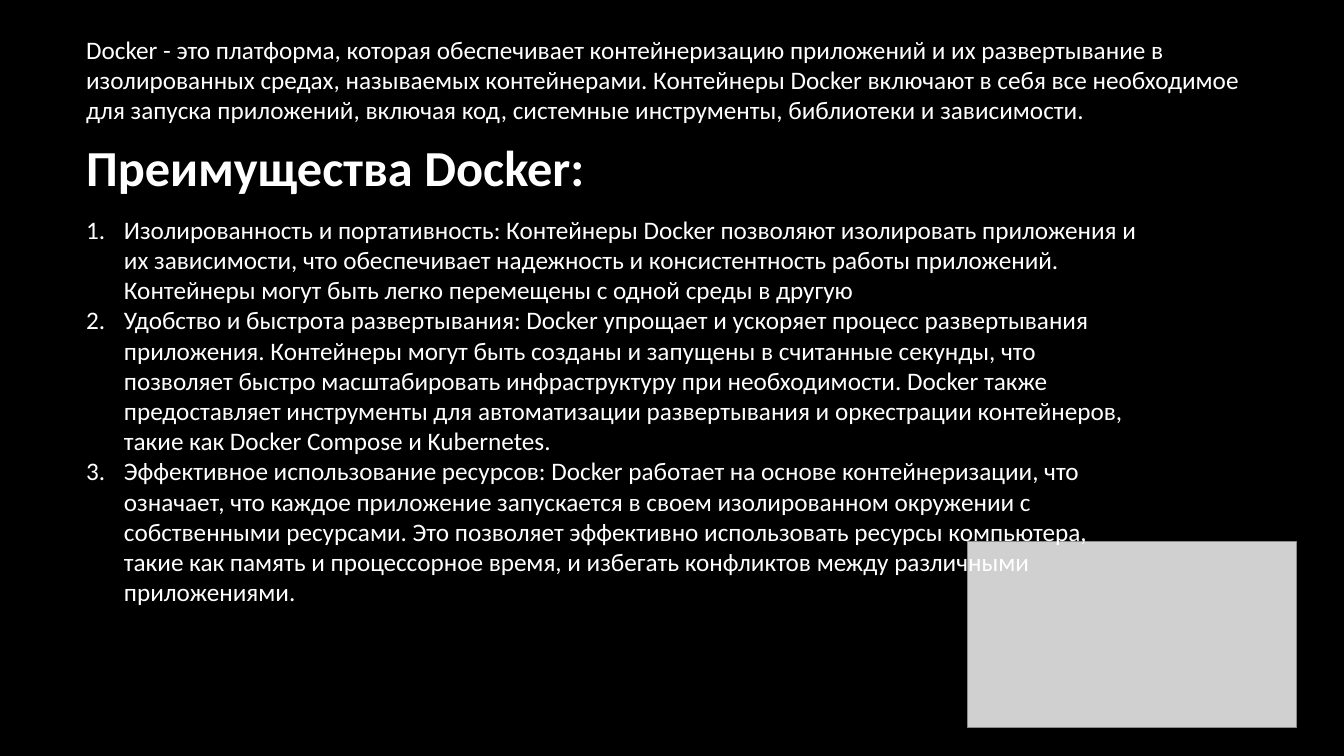
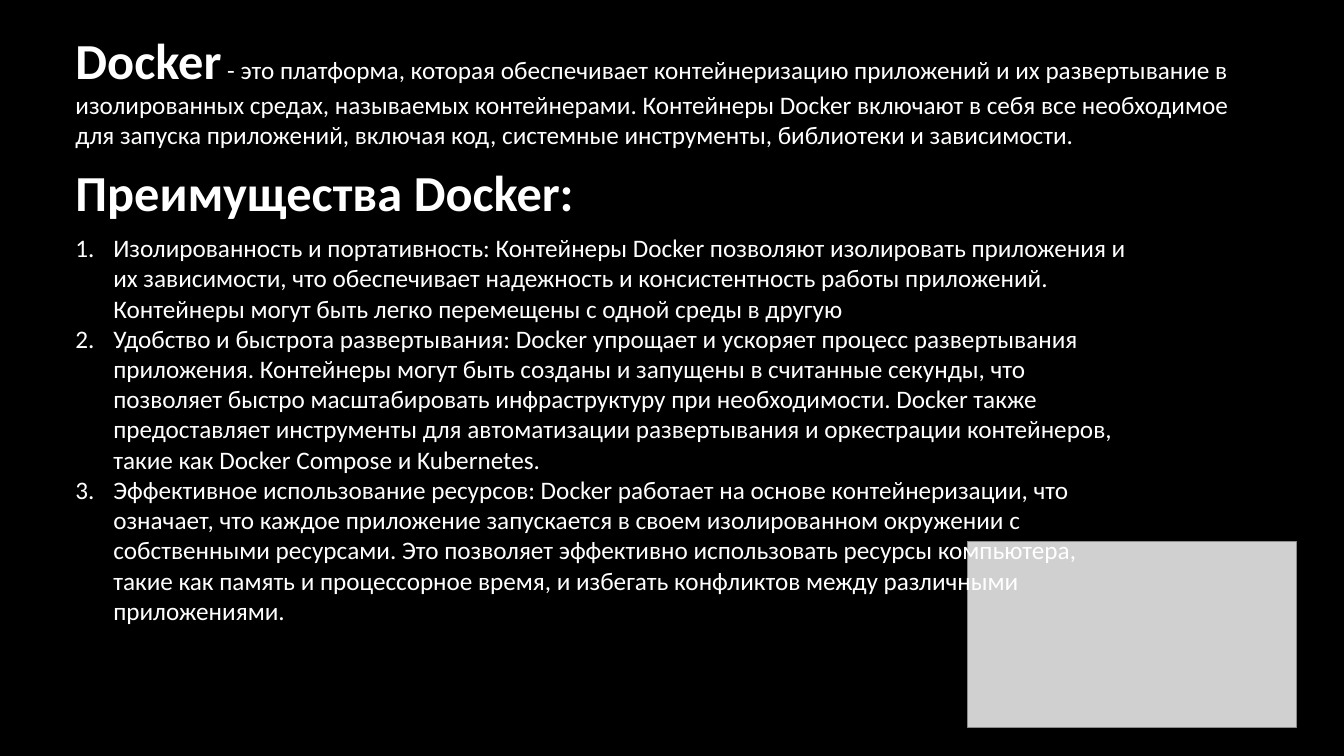
Before and after one commit to Tenager-Pro/4_kurs_1_semestr, a slide deck: slide 4 of Практика/Презнтация.pptx. Drawn at 1344x756 pixels with LibreOffice and Linux fonts; fonts in the diff are those of the drawing; grey boxes stand for pictures; background and template pictures are left out. Boxes give left, top, right and bottom in pixels: in the first picture for what was removed or moved away, otherwise in the second. Text is boxed around its words. In the diff, an @@ line names an element or a change of style, - is before the commit and + after.

```diff
--- a/Практика/Презнтация.pptx
+++ b/Практика/Презнтация.pptx
@@ text "Docker - это платформа, которая ...": place and size @@
-text "Docker - это платформа, которая ..." at box(86, 41, 1239, 123)
+text "Docker - это платформа, которая ..." at box(75, 43, 1228, 148)
@@ text "Docker - это платформа, которая ..." at box(75, 43, 1228, 148): size 18 to 36 pt, bold on in "Docker" @@
@@ text "Преимущества Docker:": place and size @@
-text "Преимущества Docker:" at box(86, 150, 584, 194)
+text "Преимущества Docker:" at box(75, 175, 574, 219)
@@ text "Изолированность и портативность: Контейнеры Docker ...": place and size @@
-text "Изолированность и портативность: Контейнеры Docker ..." at box(124, 221, 1136, 605)
+text "Изолированность и портативность: Контейнеры Docker ..." at box(113, 239, 1126, 624)
```
Also in this commit, not shown: 1 other slide changed, 57 other files.
